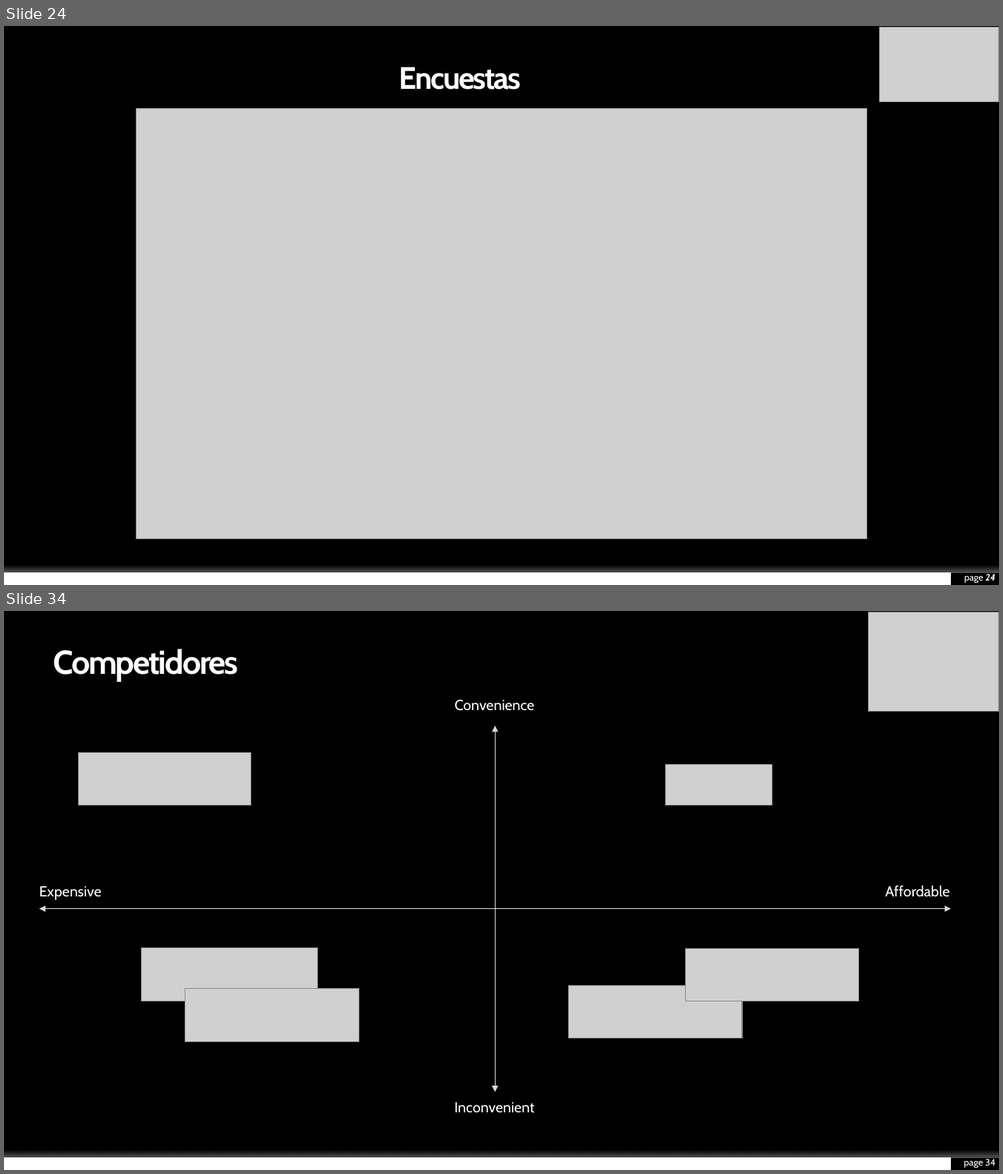
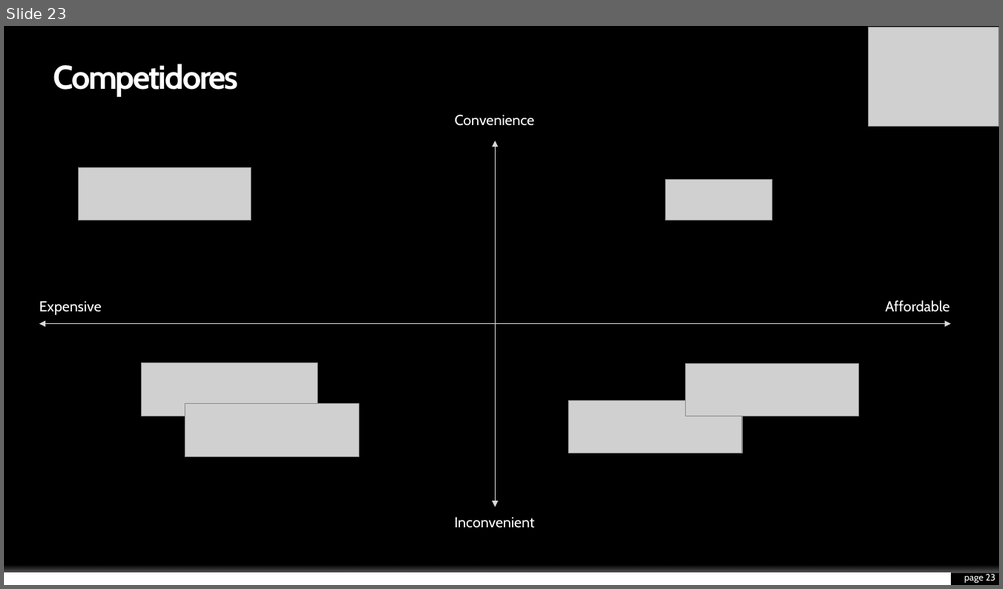
Before and after one commit to KevinHern/ingsoft, a slide deck: Docs/Presentacion_Final/final.pptx. Shown one above the other, each under a label of ours: slides 24 and 34 before the commit, slide 23 after it; the slides between them are not shown. The pictures are 1003x1174 and 1003x589 pixels, drawn with LibreOffice and Linux fonts; fonts in the diff are those of the drawing; grey boxes stand for pictures; background and template pictures are left out. Boxes give left, top, right and bottom in pixels: in the first picture for what was removed or moved away, otherwise in the second. Text is boxed around its words. In the diff, an @@ line names an element or a change of style, - is before the commit and + after.

```diff
--- a/Docs/Presentacion_Final/final.pptx
+++ b/Docs/Presentacion_Final/final.pptx
@@ slide 24 removed at [4,26,999,585], background #000000; not listed: 2 template elements that a slide beside it also shows @@
@@ picture removed at [879,27,999,102] @@
@@ title removed at [399,67,521,90] @@
-Encuestas
@@ picture removed at [136,108,867,540] @@
@@ page number removed at [964,574,996,583] @@
-page 24
@@ what was slide 34 is now slide 23 @@
@@ page number at [964,574,996,583]: text changed @@
-page 34
+page 23
```
Also in this commit, not shown: 1 slide changed, 10 other slides removed.
